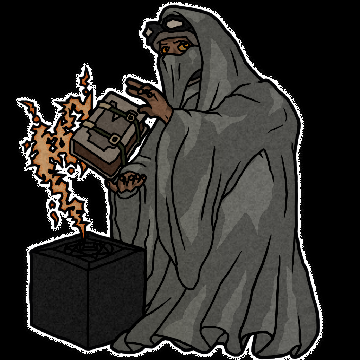
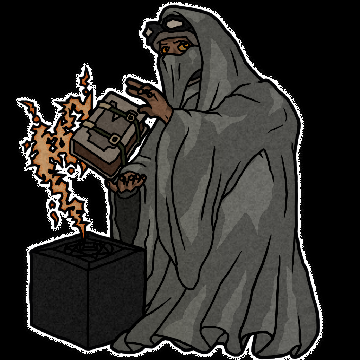
Layers edited between the first and the second 360x360 image:
added layer "Layer 47" (35%) in group "color" over (x1=116, y1=188, x2=139, y2=199)
added layer "Layer 46" (50%) in group "color" over (x1=115, y1=188, x2=141, y2=247)
